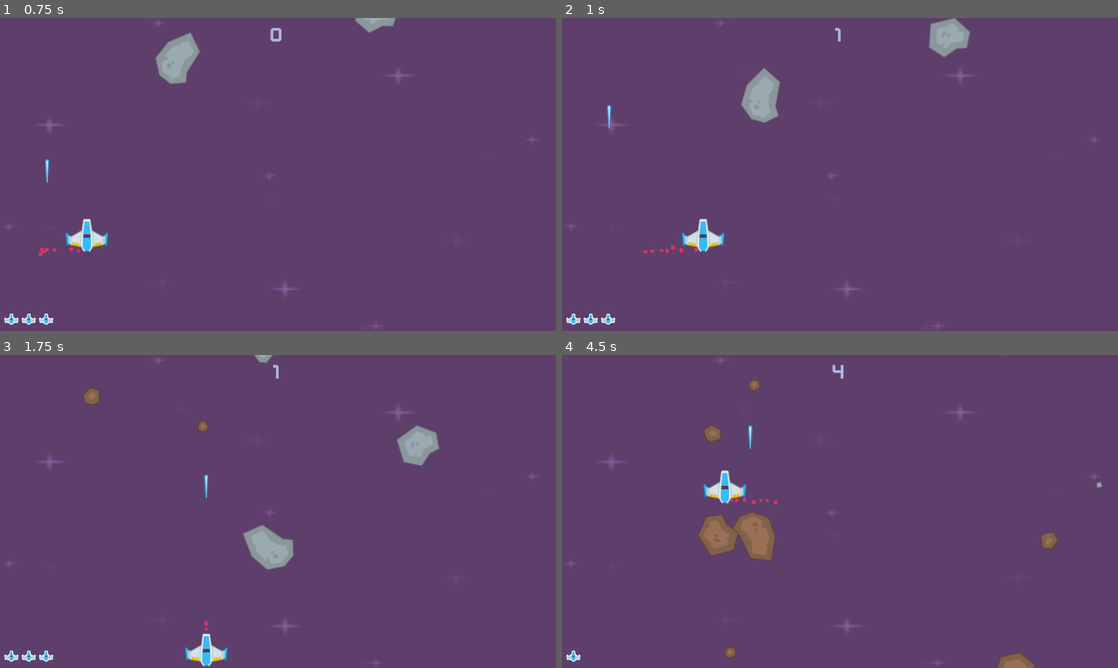
Above: before the commit, frames 1-4 (two rows, left to right).
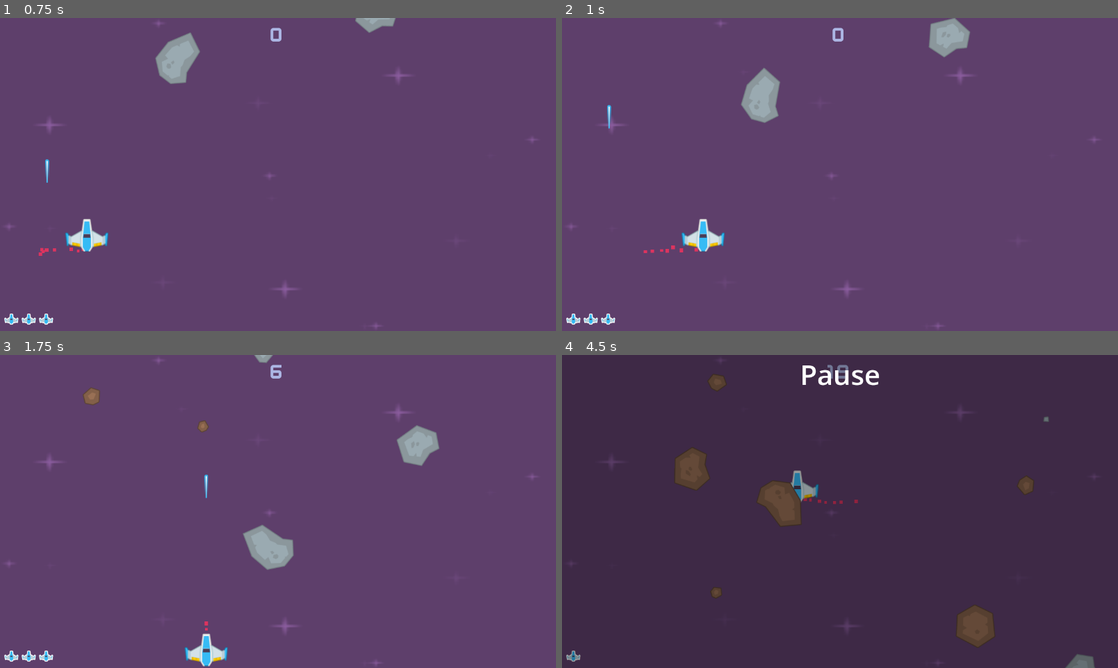
Above: after the commit, the same moments.

Repository: aqaz99/godot_space_game
Game: Godot game, scene res://scenes/level.tscn
The game is run twice, just before and just after one commit, with the same random seed, the same clock (stepped at 60 frames per second) and the same inputs.
Inputs:
- Up to frame 1 (0.75 s): hold Right (right) from 0.53 s (still down); hold Space (shoot) from 0.53 s (still down)
- Up to frame 2 (1 s): keep holding Right (right); keep holding Space (shoot)
- Up to frame 3 (1.75 s): release Right (right) at 1.28 s; release Space (shoot) at 1.28 s; hold Down (down) from 1.28 s (still down); tap Space (shoot) at 1.35 s
- Up to frame 4 (4.5 s): release Down (down) at 2.03 s; hold Right (right) 2.03-2.78 s; hold Space (shoot) 2.03-2.78 s; hold Up (up) 2.78-3.53 s; tap Space (shoot) at 2.85, 4.35 s; hold Space (shoot) 3.53-4.28 s; hold Left (left) from 3.53 s (still down); tap Escape (pause, bound only after the commit) at 4.15 s

Frame 1 is identical in both runs. In frame 2, less than 0.1% of the frame differs, in the area x 48-51%, y 3-8%; in frame 3, less than 0.1%; in frame 4, 100%, in the area x 0-100%, y 0-100%.

Commit message:
Working on menu screen and skill tree

Diff:
--- a/global/global.gd
+++ b/global/global.gd
@@ -1,3 +1,3 @@
 extends Node
 
-var score := 0
+var score := 0.0
--- a/project.godot
+++ b/project.godot
@@ -27,6 +27,10 @@
 [editor]
 
 movie_writer/movie_file="/Users/jminerswebb/Desktop/space.avi"
+
+[editor_plugins]
+
+enabled=PackedStringArray("res://addons/format_on_save/plugin.cfg")
 
 [input]
 
@@ -59,6 +63,16 @@
 "events": [Object(InputEventKey,"resource_local_to_scene":false,"resource_name":"","device":-1,"window_id":0,"alt_pressed":false,"shift_pressed":false,"ctrl_pressed":false,"meta_pressed":false,"pressed":false,"keycode":0,"physical_keycode":32,"key_label":0,"unicode":32,"echo":false,"script":null)
 ]
 }
+pause={
+"deadzone": 0.5,
+"events": [Object(InputEventKey,"resource_local_to_scene":false,"resource_name":"","device":-1,"window_id":0,"alt_pressed":false,"shift_pressed":false,"ctrl_pressed":false,"meta_pressed":false,"pressed":false,"keycode":0,"physical_keycode":4194305,"key_label":0,"unicode":0,"echo":false,"script":null)
+]
+}
+skill_tree={
+"deadzone": 0.5,
+"events": [Object(InputEventKey,"resource_local_to_scene":false,"resource_name":"","device":-1,"window_id":0,"alt_pressed":false,"shift_pressed":false,"ctrl_pressed":false,"meta_pressed":false,"pressed":false,"keycode":0,"physical_keycode":84,"key_label":0,"unicode":116,"echo":false,"script":null)
+]
+}
 
 [layer_names]
 
--- /dev/null
+++ b/scenes/PauseMenu.gd
@@ -0,0 +1,13 @@
+extends CanvasLayer
+
+func _ready():
+	hide()
+	process_mode = Node.PROCESS_MODE_ALWAYS
+
+func _input(event):
+	if event.is_action_pressed("pause") and get_tree().paused:
+		get_tree().paused = false
+		hide()
+	elif event.is_action_pressed("pause") and !get_tree().paused:
+		get_tree().paused = true
+		show()
--- a/scenes/gameOver.gd
+++ b/scenes/gameOver.gd
@@ -3,7 +3,7 @@
 @export var level_scene: PackedScene
 
 func _ready():
-	$MarginContainer/Score.text = "Score: " + str(Global.score)
+	$MarginContainer/Score.text = "Score: " + str(int(Global.score))
 	$GameOverSound.play()
 
 func _input(event):
--- a/scenes/level.tscn
+++ b/scenes/level.tscn
@@ -1,10 +1,12 @@
-[gd_scene load_steps=9 format=3 uid="uid://dtnovouqo4f0"]
+[gd_scene load_steps=11 format=3 uid="uid://dtnovouqo4f0"]
 
 [ext_resource type="Script" path="res://scenes/level.gd" id="1_afy6r"]
 [ext_resource type="Texture2D" uid="uid://b3dxku4p4eh8a" path="res://graphics/Backgrounds/purple.png" id="1_wdfpq"]
 [ext_resource type="PackedScene" uid="uid://iksf347r7i8o" path="res://scenes/player.tscn" id="2_axye2"]
 [ext_resource type="PackedScene" uid="uid://bbxxg7sh56m1a" path="res://scenes/ui.tscn" id="4_4xpgl"]
 [ext_resource type="AudioStream" uid="uid://byqlyh1u5mxn6" path="res://audio/sfx_shieldDown.ogg" id="5_v7cxm"]
+[ext_resource type="PackedScene" uid="uid://fekgfhs8hhev" path="res://scenes/pause_menu.tscn" id="6_7e6pv"]
+[ext_resource type="PackedScene" uid="uid://8xxi4cy5yyux" path="res://scenes/skill_tree.tscn" id="7_tmxgr"]
 
 [sub_resource type="RectangleShape2D" id="RectangleShape2D_a22rd"]
 size = Vector2(64, 726)
@@ -72,5 +74,11 @@
 [node name="LoseHealthSound" type="AudioStreamPlayer2D" parent="."]
 stream = ExtResource("5_v7cxm")
 
+[node name="PauseMenu" parent="." instance=ExtResource("6_7e6pv")]
+visible = false
+
+[node name="SkillTree" parent="." instance=ExtResource("7_tmxgr")]
+visible = false
+
 [connection signal="laser" from="Player" to="." method="_on_player_laser"]
 [connection signal="timeout" from="MeteorTimer" to="." method="_on_meteor_timer_timeout"]
--- a/scenes/meteor.gd
+++ b/scenes/meteor.gd
@@ -31,9 +31,8 @@
 func _on_body_entered(_body):
 	collision.emit()
 
-
-
-
 func _on_area_entered(area):
+	# Player hit with laser
+	Global.score += 5
 	area.queue_free()
 	queue_free()
--- /dev/null
+++ b/scenes/pause_menu.tscn
@@ -0,0 +1,26 @@
+[gd_scene load_steps=2 format=3 uid="uid://fekgfhs8hhev"]
+
+[ext_resource type="Script" path="res://scenes/PauseMenu.gd" id="1_vm11g"]
+
+[node name="PauseMenu" type="CanvasLayer"]
+script = ExtResource("1_vm11g")
+
+[node name="ColorRect" type="ColorRect" parent="."]
+offset_right = 40.0
+offset_bottom = 40.0
+scale = Vector2(33, 18.56)
+color = Color(0, 0, 0, 0.345098)
+
+[node name="VBoxContainer" type="VBoxContainer" parent="."]
+anchors_preset = 5
+anchor_left = 0.5
+anchor_right = 0.5
+offset_left = -20.0
+offset_right = 20.0
+offset_bottom = 40.0
+grow_horizontal = 2
+
+[node name="Label" type="Label" parent="VBoxContainer"]
+layout_mode = 2
+theme_override_font_sizes/font_size = 64
+text = "Pause"
--- a/scenes/player.gd
+++ b/scenes/player.gd
@@ -2,6 +2,7 @@
 
 @export var speed := 500
 var can_shoot := true
+var is_paused := true
 signal laser(pos)
 
 # Called when the node enters the scene tree for the first time.
@@ -23,5 +24,8 @@
 		$LaserSound.play()
 
 
+
+
+
 func _on_laser_timer_timeout():
 	can_shoot = true
--- /dev/null
+++ b/scenes/skill_tree.gd
@@ -0,0 +1,25 @@
+extends CanvasLayer
+
+var missile_abilities = {
+	"missile_1": { "cost": 100,
+	"unlocked": false},
+}
+
+var laser_abilities = {
+	"double_laser": 150,
+}
+
+func _ready():
+	hide()
+	process_mode = Node.PROCESS_MODE_ALWAYS
+
+	for key in missile_abilities:
+		print(key, missile_abilities[key])
+
+func _input(event):
+	if event.is_action_pressed("skill_tree") and get_tree().paused:
+		get_tree().paused = false
+		hide()
+	elif event.is_action_pressed("skill_tree") and !get_tree().paused:
+		get_tree().paused = true
+		show()
--- /dev/null
+++ b/scenes/skill_tree.tscn
@@ -0,0 +1,54 @@
+[gd_scene load_steps=2 format=3 uid="uid://8xxi4cy5yyux"]
+
+[ext_resource type="Script" path="res://scenes/skill_tree.gd" id="1_8x8cy"]
+
+[node name="SkillTree" type="CanvasLayer"]
+script = ExtResource("1_8x8cy")
+
+[node name="ColorRect" type="ColorRect" parent="."]
+offset_right = 40.0
+offset_bottom = 40.0
+scale = Vector2(32.08, 18.56)
+color = Color(0.239244, 0.434978, 0.747645, 1)
+
+[node name="MarginContainer" type="MarginContainer" parent="."]
+anchors_preset = 5
+anchor_left = 0.5
+anchor_right = 0.5
+offset_left = -595.5
+offset_right = 595.5
+offset_bottom = 88.0
+grow_horizontal = 2
+
+[node name="Categories" type="HBoxContainer" parent="MarginContainer"]
+layout_mode = 2
+theme_override_constants/separation = 275
+
+[node name="VBoxContainer" type="VBoxContainer" parent="MarginContainer/Categories"]
+layout_mode = 2
+
+[node name="Missiles" type="Label" parent="MarginContainer/Categories/VBoxContainer"]
+layout_mode = 2
+theme_override_font_sizes/font_size = 64
+text = "Missiles"
+horizontal_alignment = 1
+
+[node name="VBoxContainer2" type="VBoxContainer" parent="MarginContainer/Categories"]
+layout_mode = 2
+
+[node name="Missiles2" type="Label" parent="MarginContainer/Categories/VBoxContainer2"]
+layout_mode = 2
+size_flags_horizontal = 4
+theme_override_font_sizes/font_size = 64
+text = "Lasers"
+horizontal_alignment = 1
+
+[node name="VBoxContainer3" type="VBoxContainer" parent="MarginContainer/Categories"]
+layout_mode = 2
+
+[node name="Missiles2" type="Label" parent="MarginContainer/Categories/VBoxContainer3"]
+layout_mode = 2
+size_flags_horizontal = 4
+theme_override_font_sizes/font_size = 64
+text = "Ship"
+horizontal_alignment = 1
--- a/scenes/ui.gd
+++ b/scenes/ui.gd
@@ -14,5 +14,5 @@
 
 
 func _on_score_timer_timeout():
-	Global.score += 1
-	$MarginContainer/Score.text = str(Global.score)
+	Global.score += .25
+	$MarginContainer/Score.text = str(int(Global.score))
--- a/scenes/ui.tscn
+++ b/scenes/ui.tscn
@@ -38,6 +38,7 @@
 theme_override_constants/separation = 7
 
 [node name="ScoreTimer" type="Timer" parent="."]
+wait_time = 0.25
 autostart = true
 
 [connection signal="timeout" from="ScoreTimer" to="." method="_on_score_timer_timeout"]
Not shown, added: addons/format_on_save/format_on_save.gd
Not shown, added: addons/format_on_save/plugin.cfg
